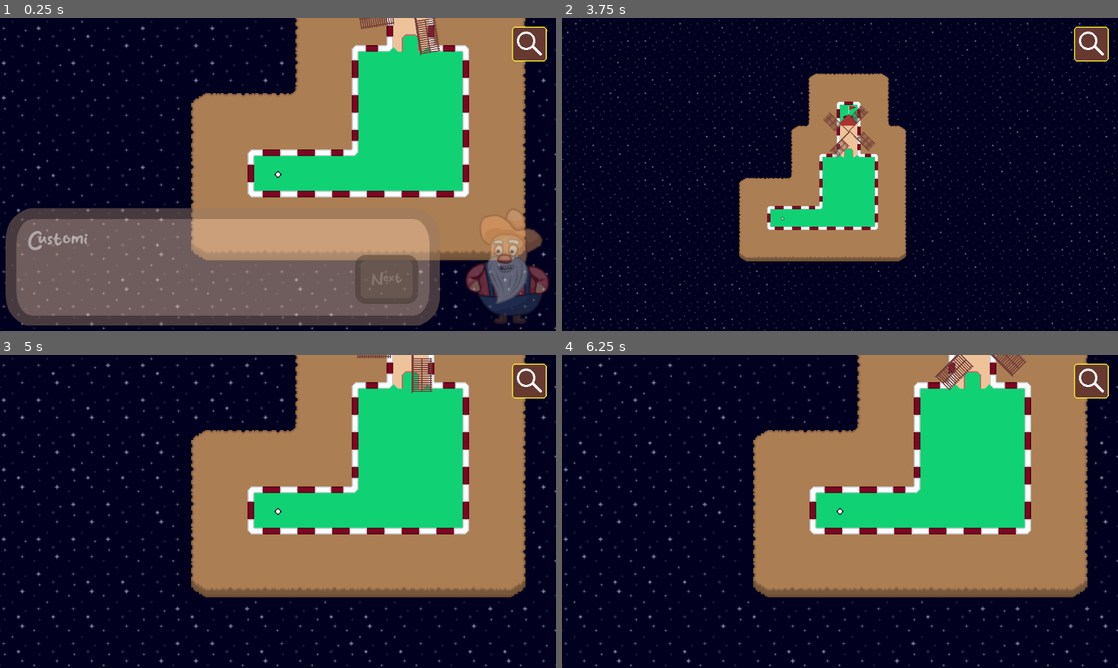
Above: before the commit, frames 1-4 (two rows, left to right).
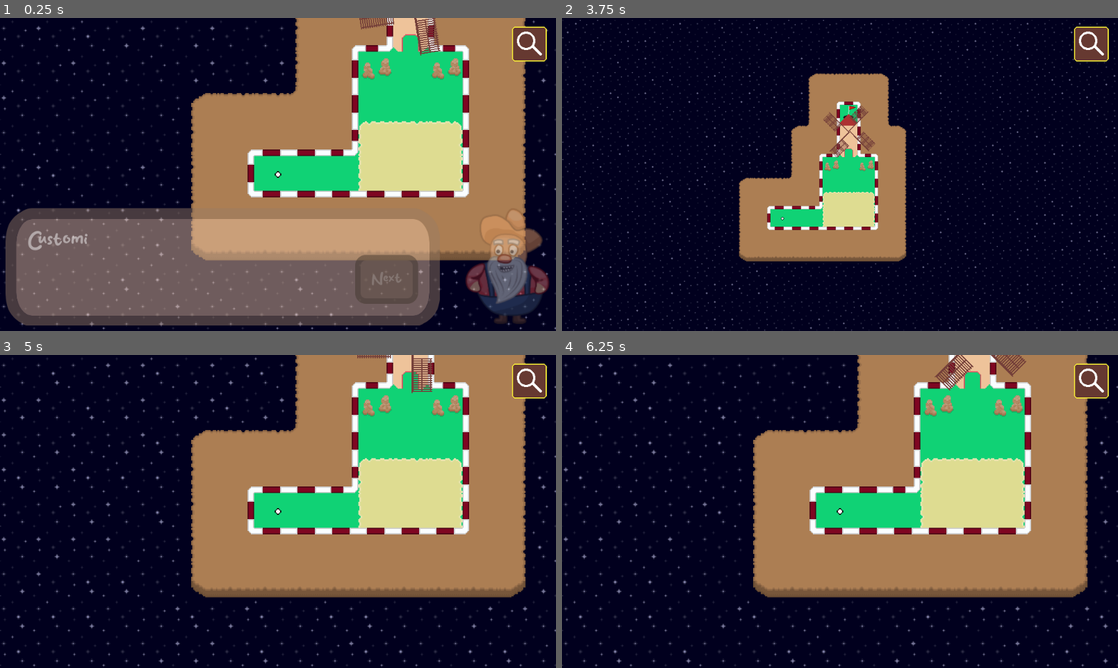
Above: after the commit, the same moments.

Repository: SleepingColossus/rustys-mini-golf
Game: Godot game, scene res://Maps/Map11.tscn
Same seed, same stepped clock (60 frames per second), same inputs: the game is played once before the commit and once after it. The project has no main scene, so this scene is started directly.
Inputs (mouse positions are in pixels of both pictures, inside the frame that each line leads up to):
- Up to frame 1 (0.25 s): no input
- Up to frame 2 (3.75 s): click (1090, 43) at 0.5 s; click "Next" at 1.25 s; click (1090, 43) at 2 s; click (1090, 43) at 2.75 s; move the mouse to (962, 158) at 3.52 s; tap Z (toggle_zoom) at 3.6 s; click (962, 158) at 3.67 s
- Up to frame 3 (5 s): move the mouse to (166, 527) at 4.27 s; tap Z (toggle_zoom) at 4.35 s; click (166, 527) at 4.42 s
- Up to frame 4 (6.25 s): move the mouse to (895, 442) at 5.02 s; tap Z (toggle_zoom) at 5.1, 5.85 s; click (895, 442) at 5.17 s; move the mouse to (812, 574) at 5.77 s; click (812, 574) at 5.92 s

The runs differ from the first frame. In frame 1, 4.5% of the frame differs, in the area x 64-84%, y 12-56%; in frame 2, 1.1%; in frame 3, 4.5%; in frame 4, 4.5%.
Error in both runs: Invalid access to property or key 'enabled' on a base object of type 'Nil'. (res://UI/Overlay.gd:18)

Commit message:
Update Map11.tscn

Diff:
--- a/Src/Maps/Map11.tscn
+++ b/Src/Maps/Map11.tscn
@@ -44,7 +44,14 @@
 layer_3/y_sort_enabled = false
 layer_3/y_sort_origin = 0
 layer_3/z_index = 0
-layer_3/tile_data = PackedInt32Array()
+layer_3/tile_data = PackedInt32Array(655375, 65536, 10, 720911, 65536, 11, 655376, 131072, 10, 720912, 131072, 11, 655377, 196608, 10, 720913, 196608, 11)
+layer_4/name = "Rocks"
+layer_4/enabled = true
+layer_4/modulate = Color(1, 1, 1, 1)
+layer_4/y_sort_enabled = false
+layer_4/y_sort_origin = 0
+layer_4/z_index = 0
+layer_4/tile_data = PackedInt32Array(524303, 131072, 15, 524305, 131072, 15)
 
 [node name="Background" type="TileMap" parent="."]
 z_index = -1
